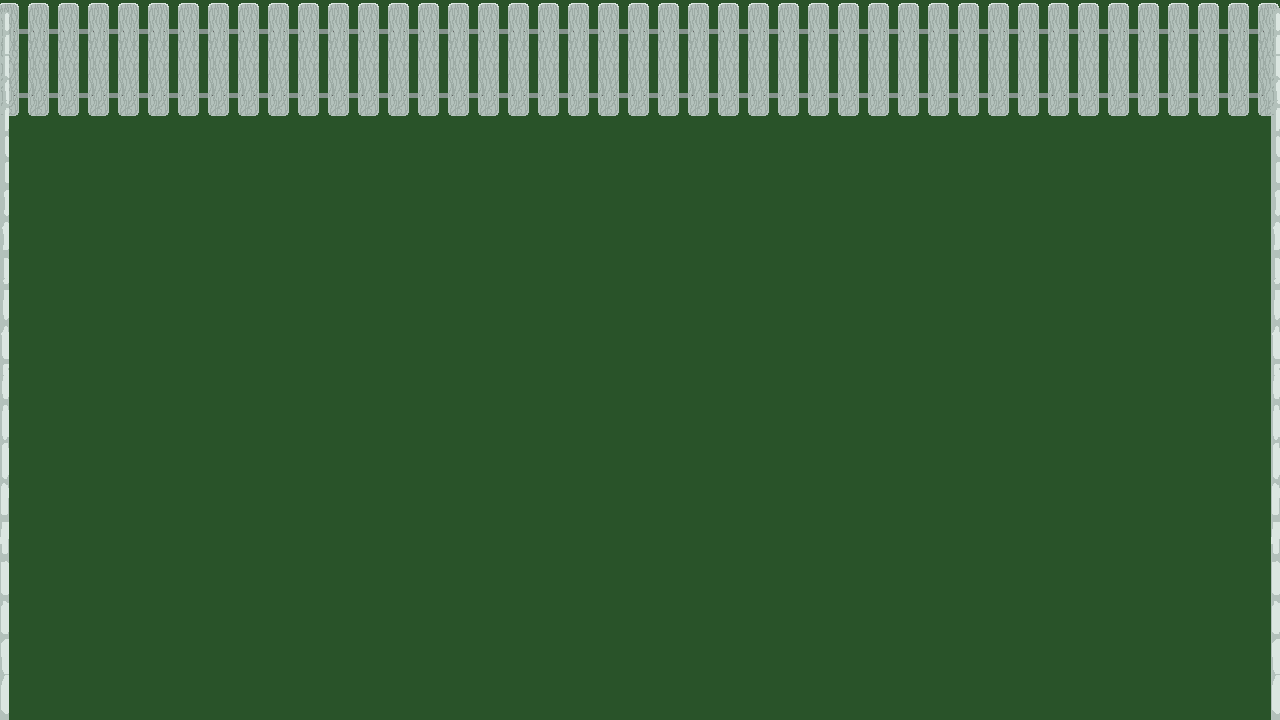
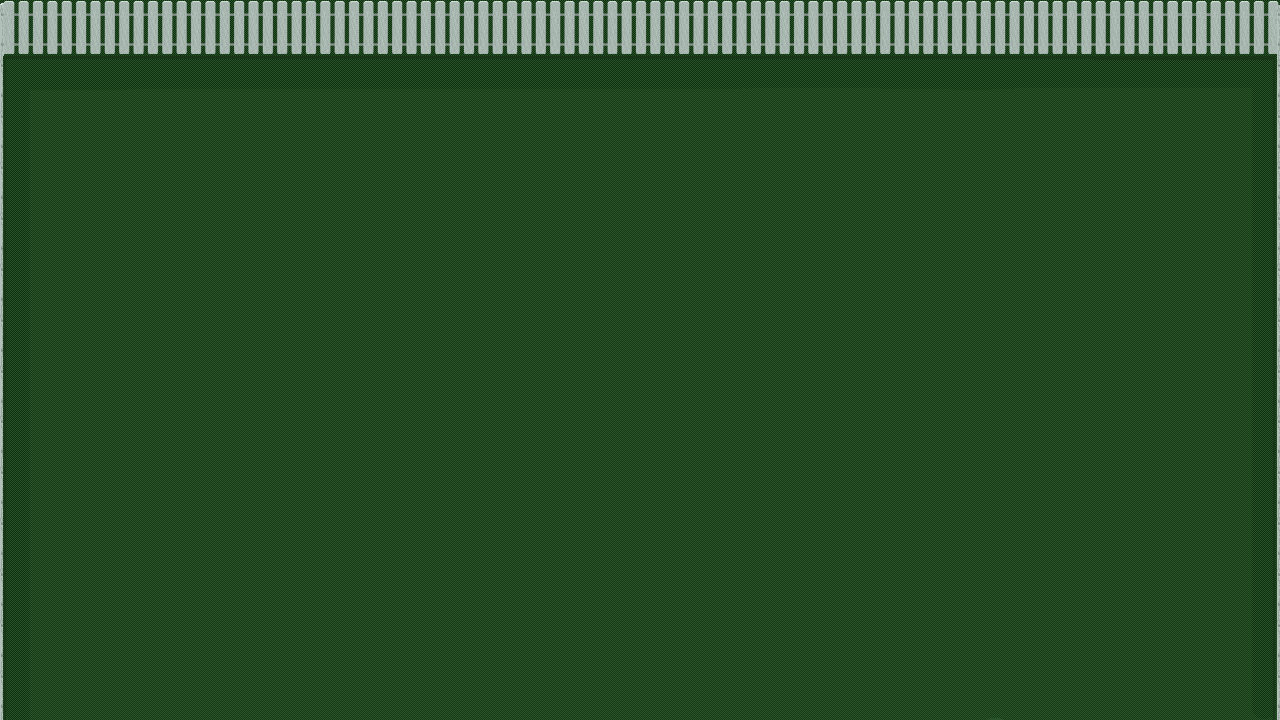
Layer changes from the first 1280×720 image to the second:
painted on "Paint Layer 2" over [0, 0, 1280, 720]
painted on "Paint Layer 1" over [0, 0, 1280, 720]
